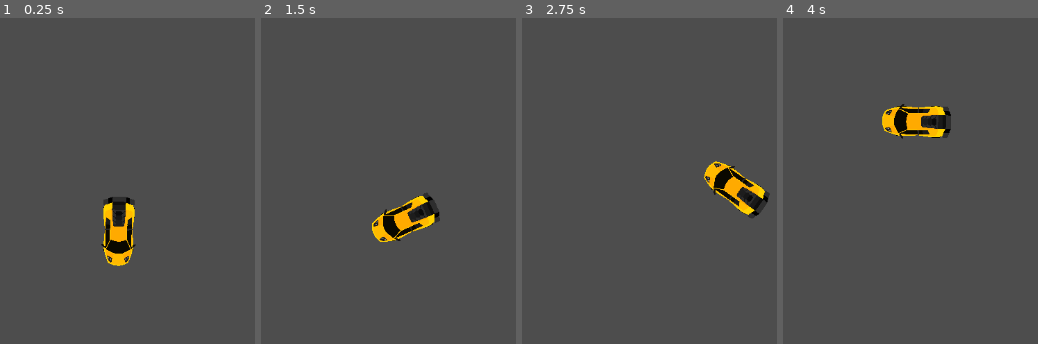
Above: before the commit, frames 1-4 (left to right).
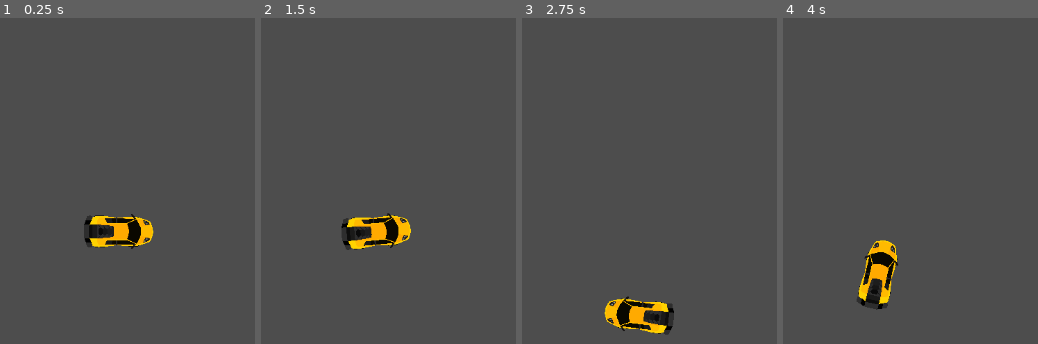
Above: after the commit, the same moments.

Repository: pgawle/driveoutnazis
Game: Godot game, scene res://drive_out_nazis.tscn
The game is run twice, just before and just after one commit, with the same random seed, the same clock (stepped at 60 frames per second) and the same inputs.
Inputs:
- Up to frame 1 (0.25 s): no input
- Up to frame 2 (1.5 s): tap Enter at 0.5 s; hold Right (right) 0.53-1.28 s; hold Down (down) from 1.28 s (still down)
- Up to frame 3 (2.75 s): release Down (down) at 2.03 s; hold Right (right) from 2.03 s (still down)
- Up to frame 4 (4 s): release Right (right) at 2.78 s; hold Up (up) 2.78-3.53 s; hold Left (left) from 3.53 s (still down)

The runs differ from the first frame. In frame 1, 3.2% of the frame differs, in the area x 32-61%, y 54-77%; in frame 2, 3.2%; in frame 3, 4.7%; in frame 4, 4.7%, in the area x 29-66%, y 26-90%.

Commit message:
part 1 car steering

Diff:
--- a/Actors/PlayerCar/PlayerCar.tscn
+++ b/Actors/PlayerCar/PlayerCar.tscn
@@ -11,7 +11,7 @@
 metadata/_edit_group_ = true
 
 [node name="Sprite2D" type="Sprite2D" parent="."]
-rotation = 1.5708
+rotation = -1.5708
 scale = Vector2(0.1, 0.1)
 texture = ExtResource("1_2o6te")
 region_enabled = true
--- a/Actors/PlayerCar/player_car.gd
+++ b/Actors/PlayerCar/player_car.gd
@@ -1,18 +1,51 @@
 extends CharacterBody2D
 
-@export var speed := 400
-@export var rotation_speed := 1.5
 
-#var rotation_direction := 0
+@export var wheel_base := 70  	 # Distance from front to rear wheel
+@export var steer_angle := 15 # Amount that front wheel turns, in degrees
+
+@export var engine_power := 900  # Forward acceleration force.
+@export var braking := -450
+@export var max_speed_reverse := 250
+
+func _physics_process(delta):
+	var input = get_input()
+	velocity += input["acceleration"] * delta
+	print(input["steer_direction"])
+	var steering = calculate_steering(delta)
+
+	velocity = steering["velocity"]
+	rotation = steering["rotation"]
+
+	move_and_slide()
+
+
+
 
 func get_input():
-	return {
-		"rotation_direction": Input.get_axis("left", "right"),
-		"_velocity": Input.get_axis("up", "down")
-		}
+	var _acceleration = Vector2.ZERO
+	var turn = Input.get_axis("left", "right")
+	var _steer_direction = turn * deg_to_rad(steer_angle)
+	if Input.is_action_pressed("up"):
+		_acceleration = transform.x * engine_power
+	if Input.is_action_pressed("down"):
+		_acceleration = transform.x * braking
+	return {"acceleration": _acceleration, "steer_direction": _steer_direction}
 
-func _physics_process(delta: float) -> void:
-	var input = get_input()
-	velocity = transform.x * input["_velocity"] * speed
-	rotation += input["rotation_direction"] * rotation_speed * delta
-	move_and_slide()
+func calculate_steering(delta):
+	var _rotation: float = 0
+	var _velocity := Vector2.ZERO
+
+	var rear_wheel = position - transform.x * wheel_base / 2.0
+	var front_wheel = position + transform.x * wheel_base / 2.0
+	rear_wheel += velocity * delta
+	front_wheel += velocity.rotated(steer_angle) * delta
+	var new_heading = (front_wheel - rear_wheel).normalized()
+	var d = new_heading.dot(velocity.normalized())
+	if d > 0:
+		_velocity = new_heading * velocity.length()
+	if d < 0:
+		_velocity = -new_heading * min(velocity.length(), max_speed_reverse)
+	_rotation = new_heading.angle()
+
+	return {"velocity": _velocity, "rotation": _rotation}
--- /dev/null
+++ b/Actors/PlayerCar/tank_movement.gd
@@ -0,0 +1,18 @@
+extends CharacterBody2D
+
+@export var speed := 400
+@export var rotation_speed := 1.5
+
+#var rotation_direction := 0
+
+func get_input():
+	return {
+		"rotation_direction": Input.get_axis("left", "right"),
+		"_velocity": Input.get_axis("up", "down")
+		}
+
+func _physics_process(delta: float) -> void:
+	var input = get_input()
+	velocity = transform.x * input["_velocity"] * speed
+	rotation += input["rotation_direction"] * rotation_speed * delta
+	move_and_slide()
--- a/drive_out_nazis.tscn
+++ b/drive_out_nazis.tscn
@@ -6,4 +6,5 @@
 
 [node name="PlayerCar" parent="." instance=ExtResource("1_75lul")]
 position = Vector2(608, 308)
+rotation = 0.0
 scale = Vector2(0.5, 0.5)
--- a/project.godot
+++ b/project.godot
@@ -19,6 +19,7 @@
 
 folder_colors={
 "res://Actors/": "orange",
+"res://Build/": "green",
 "res://Modules/": "pink"
 }
 
Not shown, added: Build/index.apple-touch-icon.png.import
Not shown, added: Build/index.icon.png.import
Not shown, added: Build/index.png.import
Not shown, added: export_presets.cfg
Not shown, added: Build/index.apple-touch-icon.png
Not shown, added: Build/index.audio.worklet.js
Not shown, added: Build/index.html
Not shown, added: Build/index.icon.png
Not shown, added: Build/index.js
Not shown, added: Build/index.pck
Not shown, added: Build/index.png
Not shown, added: Build/index.wasm
(and 1 more such lines)
